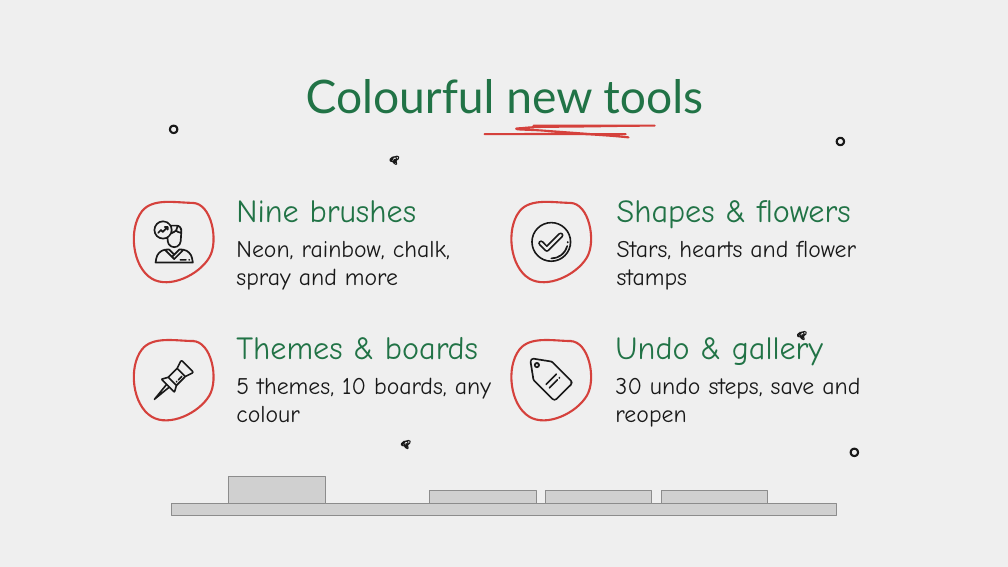
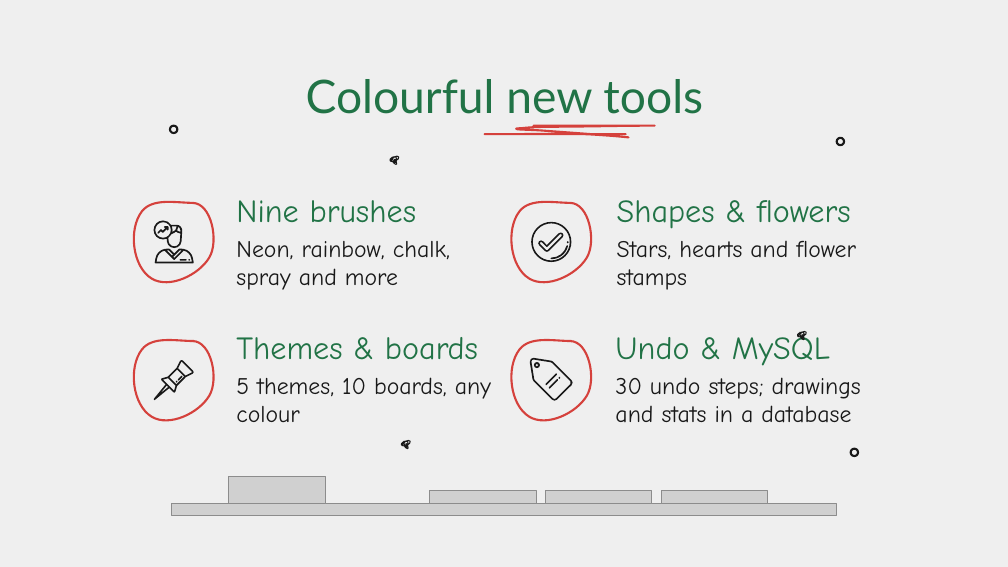
Before and after one commit to thiyatira/AirInk, a slide deck: slide 4 of documents/presentation/AirInk_Presentation.pptx. Drawn at 1008x567 pixels with LibreOffice and Linux fonts; fonts in the diff are those of the drawing; grey boxes stand for pictures; background and template pictures are left out. Boxes give left, top, right and bottom in pixels: in the first picture for what was removed or moved away, otherwise in the second. Text is boxed around its words. In the diff, an @@ line names an element or a change of style, - is before the commit and + after.

Commit message:
Add MySQL gallery and session statistics

```diff
--- a/documents/presentation/AirInk_Presentation.pptx
+++ b/documents/presentation/AirInk_Presentation.pptx
@@ subtitle at (615,331,830,366): text changed @@
-Undo & gallery
+Undo & MySQL
@@ subtitle at (615,377,861,423): text changed @@
-30 undo steps, save and reopen
+30 undo steps; drawings and stats in a database
```
Also in this commit, not shown: 1 other slide changed, 2 slides added, 15 other files.
